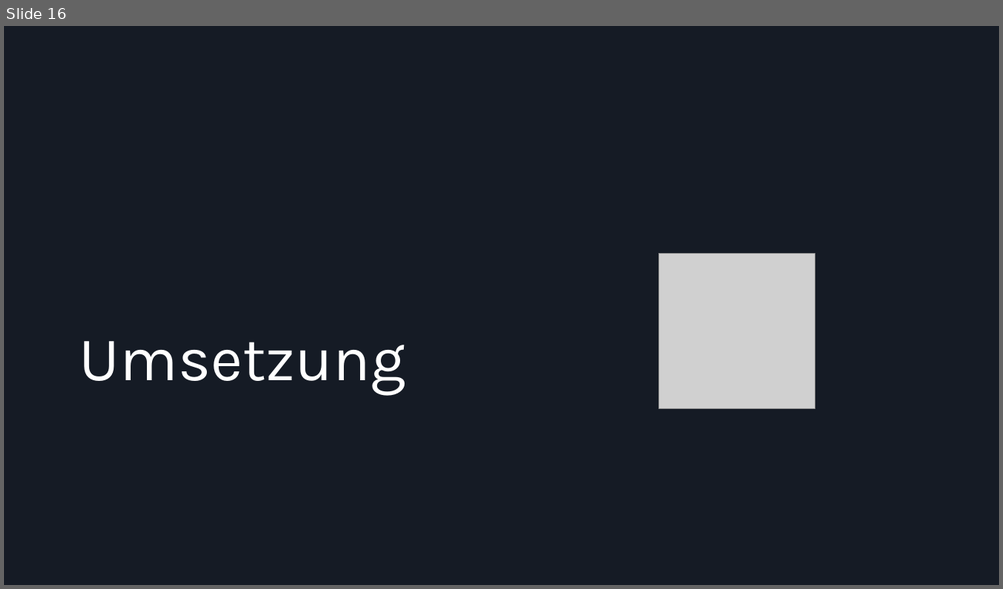
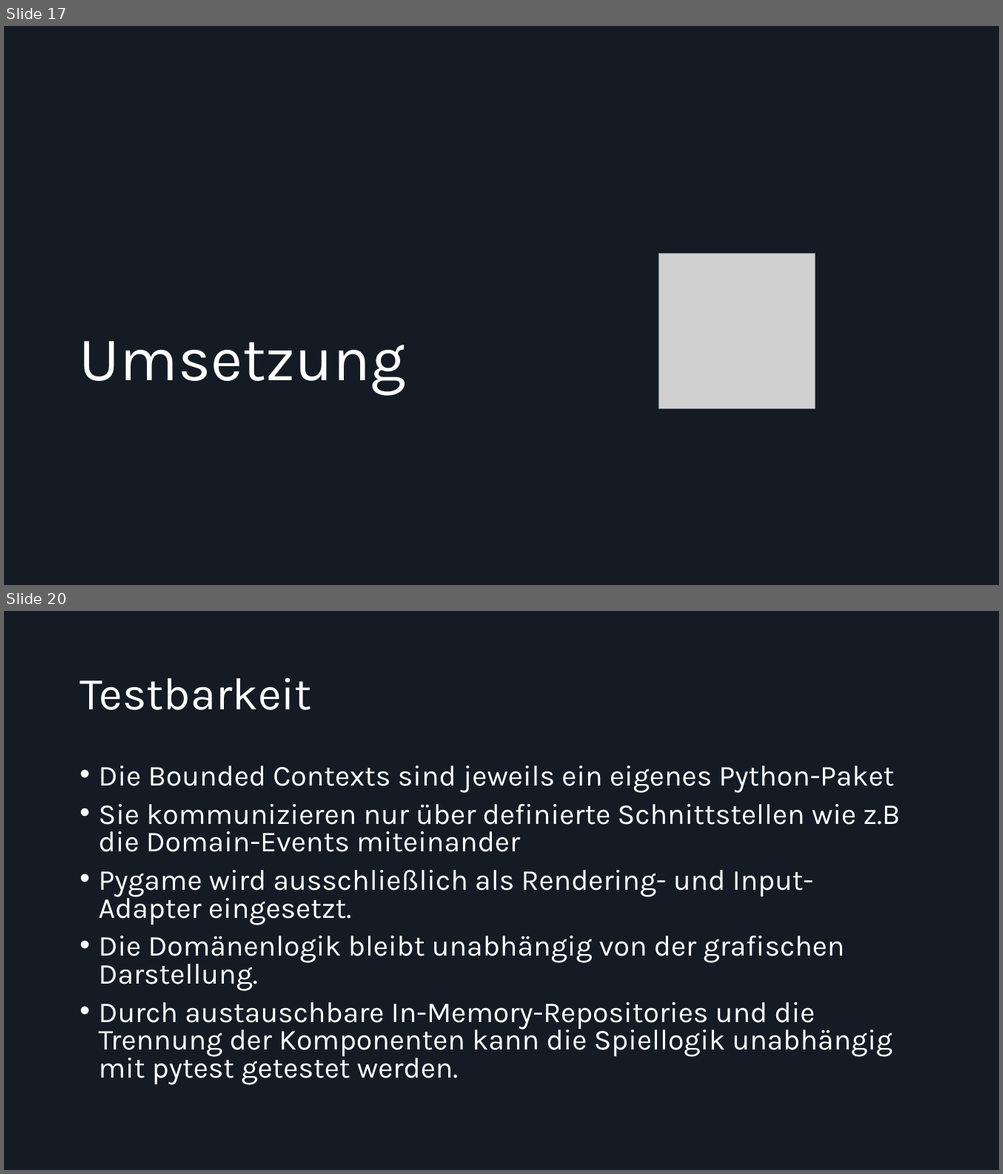
Before and after one commit to Dolokan/MSE_Roguelike, a slide deck: Moderne Softwareentwicklung Zwischenpräsentation.pptx. Shown one above the other, each under a label of ours: slide 16 before the commit, slides 17 and 20 after it; the slides between them are not shown. The pictures are 1003x589 and 1003x1174 pixels, drawn with LibreOffice and Linux fonts; fonts in the diff are those of the drawing; grey boxes stand for pictures. Boxes give left, top, right and bottom in pixels: in the first picture for what was removed or moved away, otherwise in the second. Text is boxed around its words. In the diff, an @@ line names an element or a change of style, - is before the commit and + after.

```diff
--- a/Moderne Softwareentwicklung Zwischenpräsentation.pptx
+++ b/Moderne Softwareentwicklung Zwischenpräsentation.pptx
@@ slide 20 added at [4,611,999,1170], background #151B25 @@
@@ title added at [79,678,312,710], 44 pt, text #FFFFFF @@
+Testbarkeit
@@ text added at [99,766,900,1085], 28 pt, text #FFFFFF @@
+• Die Bounded Contexts sind jeweils ein eigenes Python-Paket
+• Sie kommunizieren nur über definierte Schnittstellen wie z.B die Domain-Events miteinander
+• Pygame wird ausschließlich als Rendering- und Input-Adapter eingesetzt.
+• Die Domänenlogik bleibt unabhängig von der grafischen Darstellung.
+• Durch austauschbare In-Memory-Repositories und die Trennung der Komponenten kann die Spiellogik unabhängig mit pytest getestet werden.
@@ what was slide 16 is now slide 17 @@
```
Also in this commit, not shown: 4 slides changed, 9 other slides added, 3 slides removed.
